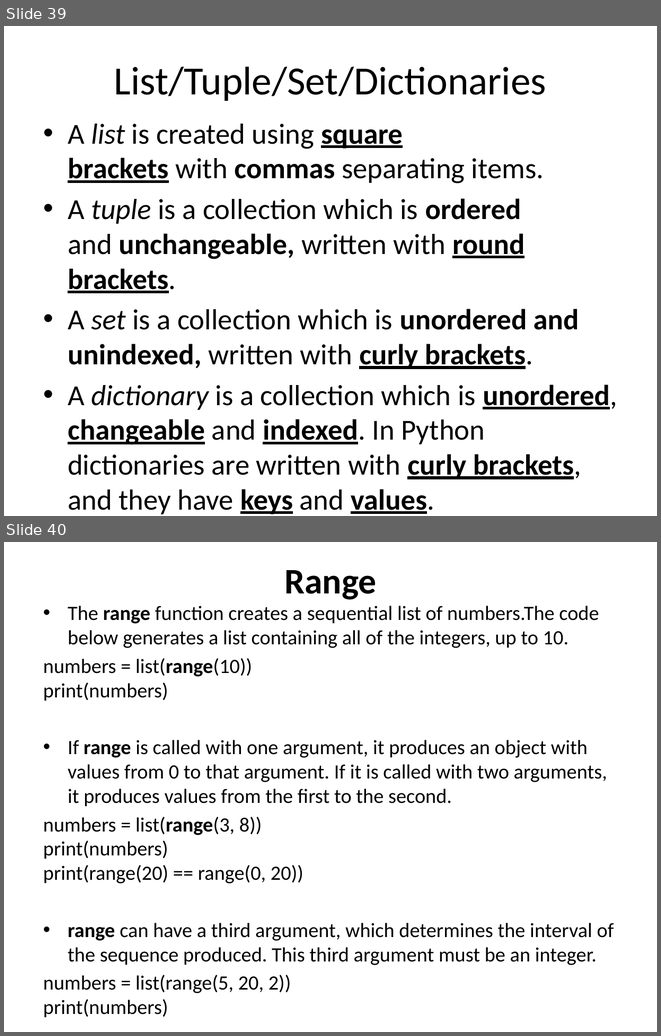
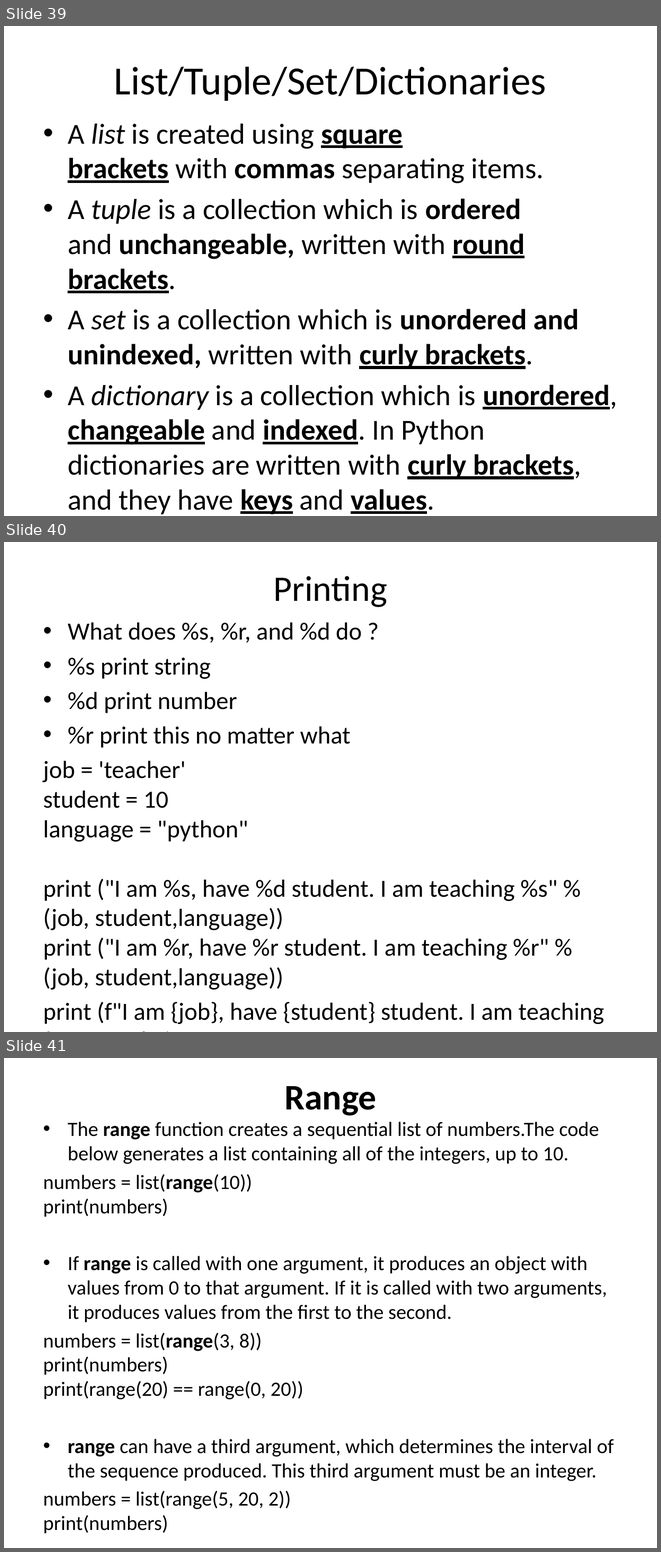
Before and after one commit to sip11/python, a slide deck: What is Python.pptx. Shown one above the other, each under a label of ours: slides 39 and 40 before the commit, slides 39, 40 and 41 after it. The pictures are 661x1036 and 661x1552 pixels, drawn with LibreOffice and Linux fonts; fonts in the diff are those of the drawing. Boxes give left, top, right and bottom in pixels: in the first picture for what was removed or moved away, otherwise in the second. Text is boxed around its words. In the diff, an @@ line names an element or a change of style, - is before the commit and + after.

```diff
--- a/What is Python.pptx
+++ b/What is Python.pptx
@@ slide 40 added at <box>4,542,657,1032</box>, background #FFFFFF @@
@@ title added at <box>274,576,387,607</box>, 39.6 pt, text #000000 @@
+Printing
@@ text added at <box>43,622,604,1024</box>, 27.2 pt, text #000000 @@
+• What does %s, %r, and %d do ?
+• %s print string
+• %d print number
+• %r print this no matter what
+job = 'teacher'
+student = 10
+language = "python"
+print ("I am %s, have %d student. I am teaching %s" % (job, student,language))
+print ("I am %r, have %r student. I am teaching %r" % (job, student,language))
+print (f"I am {job}, have {student} student. I am teaching {language}.")
@@ what was slide 40 is now slide 41 @@
```
Also in this commit, not shown: 1 slide changed, 13 other slides added.
